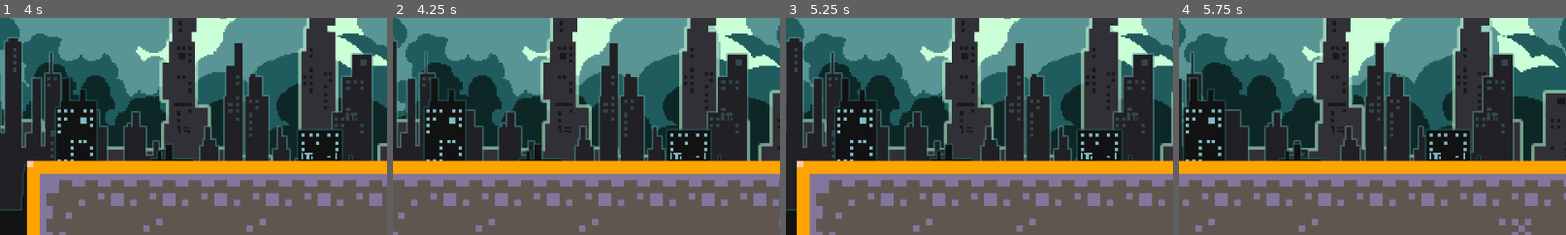
Above: before the commit, frames 1-4 (left to right).
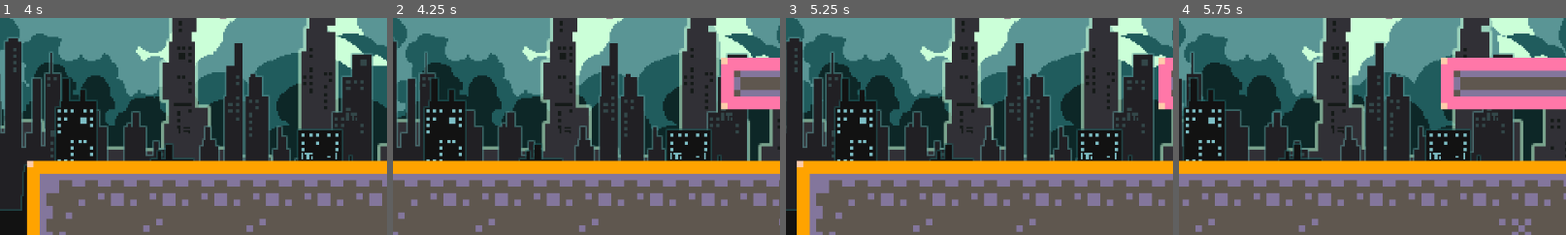
Above: after the commit, the same moments.

Repository: FerenczHollander/webcie-game-jam
Game: Godot game, scene res://level/dummy_level/dummy_level.tscn
Two runs of this game, one before a commit and one after it. Both use one fixed random seed, a clock stepped at 60 frames per second and the inputs below.
Inputs:
- Up to frame 1 (4 s): tap Enter (ui_accept) at 0.5, 0.77, 1.52, 3.02, 3.77 s; hold Right (ui_right) 0.53-2.03 s; hold Left (ui_left) 2.03-2.78 s; hold Right (ui_right) from 2.78 s (still down)
- Up to frame 2 (4.25 s): keep holding Right (ui_right)
- Up to frame 3 (5.25 s): release Right (ui_right) at 4.28 s; hold Left (ui_left) 4.28-5.03 s; tap Enter (ui_accept) at 4.52 s; hold Right (ui_right) from 5.03 s (still down)
- Up to frame 4 (5.75 s): keep holding Right (ui_right)
The pictures show only the part of the screen within x 50-100%, y 50-100%; the shares and areas given below are measured in that part.

Frame 1 is identical in both runs. In frame 2, 3.7% of the frame differs, in the area x 84-100%, y 18-43%; in frame 3, 0.9%; in frame 4, 7.8%, in the area x 67-100%, y 18-43%.

Commit message:
MusicNotes

Diff:
--- /dev/null
+++ b/MusicNote/music_note.tscn
@@ -0,0 +1,18 @@
+[gd_scene load_steps=3 format=3 uid="uid://s3hd6cflrl2p"]
+
+[ext_resource type="Texture2D" uid="uid://bhq3mviu0e6nf" path="res://MusicNote/pixilart-drawing.png" id="2_uv6bc"]
+
+[sub_resource type="RectangleShape2D" id="RectangleShape2D_lon7p"]
+size = Vector2(14.4716, 17.4906)
+
+[node name="MusicNote" type="StaticBody2D"]
+
+[node name="CollisionShape2D" type="CollisionShape2D" parent="."]
+position = Vector2(-1, 0.5)
+rotation = -3.14159
+scale = Vector2(0.414606, -0.62891)
+shape = SubResource("RectangleShape2D_lon7p")
+
+[node name="Sprite2D" type="Sprite2D" parent="."]
+texture_filter = 1
+texture = ExtResource("2_uv6bc")
--- a/level/dummy_level/dummy_level.tscn
+++ b/level/dummy_level/dummy_level.tscn
@@ -20,7 +20,7 @@
 
 [node name="TileMapLayer" parent="." index="2"]
 scale = Vector2(8, 8)
-tile_map_data = PackedByteArray("AAABAAcAAAAEAAIAAAACAAcAAAA …(3168 unchanged characters)… CAAAAAAAzAAkAAAACAAAAAAA0AAkAAAADAAEAAAA=")
+tile_map_data = PackedByteArray("AAABAAcAAAAEAAIAAAACAAcAAAA …(3168 unchanged characters)… CAAAAAAAzAAkAAAACAAAAAAA0AAkAAAADAAEAAAASAAUAAAAKAAMAAAATAAUAAAALAAMAAAAUAAUAAAALAAMAAAAVAAUAAAAMAAMAAAA=")
 
 [node name="ParallaxBackground" parent="." index="3"]
 offset = Vector2(600, 300)
Binary file added: MusicNote/pixilart-drawing.png
Not shown, added: MusicNote/pixilart-drawing.png.import
